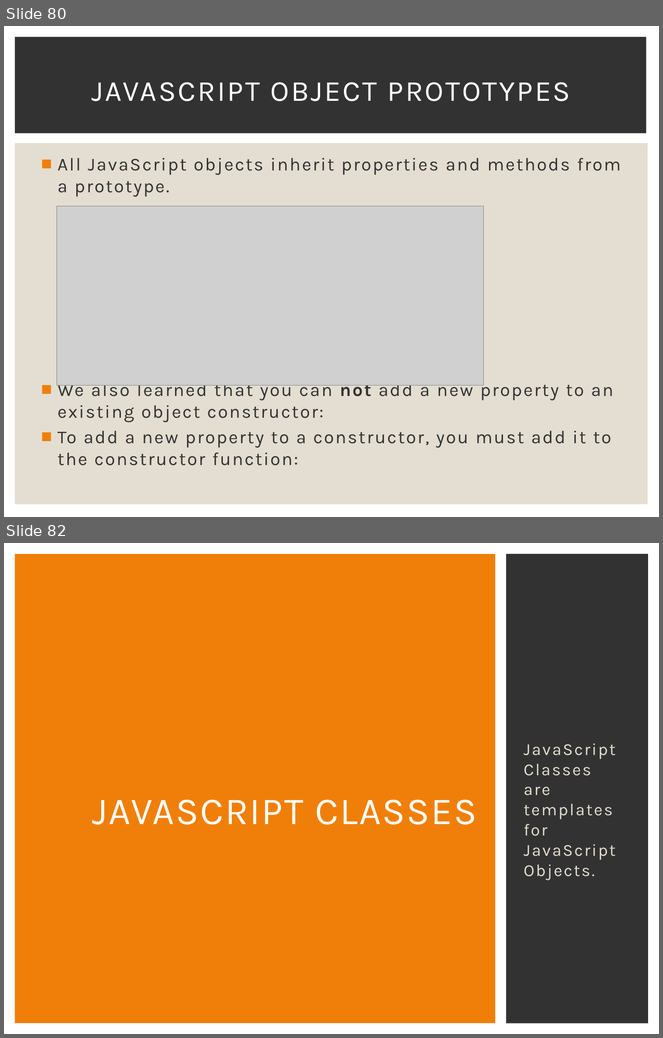
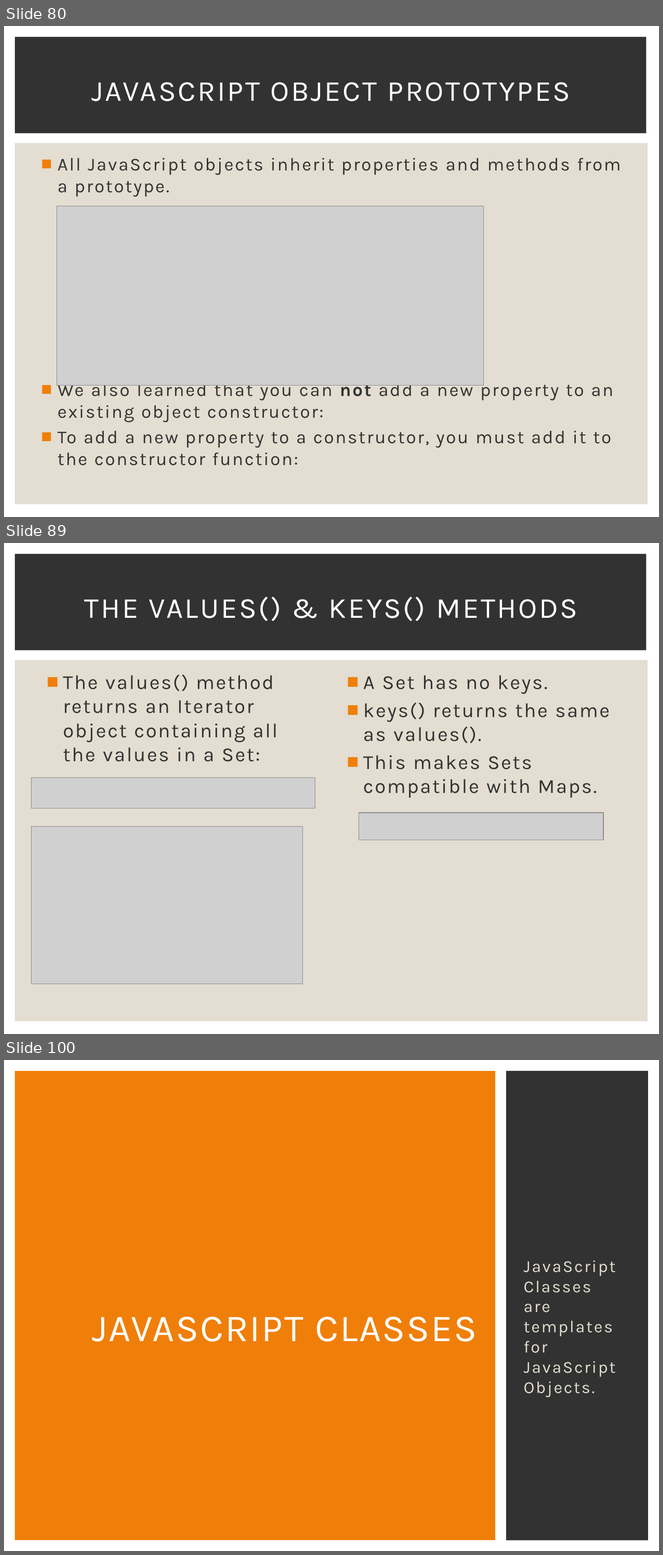
Before and after one commit to Karamihova/Fundamentals-JS, a slide deck: Programming Prep.pptx. Shown one above the other, each under a label of ours: slides 80 and 82 before the commit, slides 80, 89 and 100 after it; the slides between them are not shown. The pictures are 663x1038 and 663x1555 pixels, drawn with LibreOffice and Linux fonts; fonts in the diff are those of the drawing; grey boxes stand for pictures. Boxes give left, top, right and bottom in pixels: in the first picture for what was removed or moved away, otherwise in the second. Text is boxed around its words. In the diff, an @@ line names an element or a change of style, - is before the commit and + after.

Commit message:
Study Objects and Classes

```diff
--- a/Programming Prep.pptx
+++ b/Programming Prep.pptx
@@ slide 89 added at (4,543,659,1034), background #FFFFFF; not listed: 2 template elements that a slide beside it also shows @@
@@ title added at (85,597,578,621), 32 pt, text #FFFFFF @@
+THE VALUES() & KEYS() METHODS
@@ text added at (63,675,278,762), 22 pt, text #323232 @@
+■ The values() method returns an Iterator object containing all the values in a Set:
@@ text added at (363,675,610,798), 22 pt, text #323232 @@
+■ A Set has no keys.
+■ keys() returns the same as values().
+■ This makes Sets compatible with Maps.
@@ picture added at (32,778,315,808) @@
@@ picture added at (359,813,604,840) @@
@@ picture added at (32,827,304,984) @@
@@ what was slide 82 is now slide 100 @@
```
Also in this commit, not shown: 1 slide changed, 21 other slides added, 3 other files.
